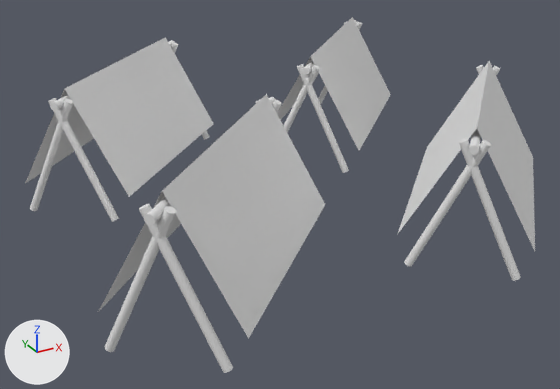
An edit to the glTF model client/models/buildings/boneTent.glb, drawn before and after from the same camera.
Both versions are drawn from a 50 mm lens placed at (-1.95, -3.42, 1.71), pointed at (-0.1, -0.06, 0.04). Lighting does not change. The marker at lower left points along +X, +Y and +Z. Where no turn or scale is listed for an object, it has been applied to the vertices.

Before the edit, the objects in view are built like this:
```python
mat_hide = principled_material('hide')
mat_hide.base_color = (0.8, 0.8, 0.8)  # white #e7e7e7
me_cylinder_013 = bpy.data.meshes.new('Cylinder.013')
me_cylinder_013.from_pydata(...)  # 64 vertices, 124 faces; spans x -0.12..0.12, y -0.12..0.12, z -0.314..0.314
me_cylinder_013.materials.append(mat_bone)  # white #e7e7e7
me_plane = bpy.data.meshes.new('Plane')
me_plane.from_pydata(...)  # 6 vertices, 4 faces; spans x -0.641..0.641, y -0.641..0.641, z -0.473..0.068
me_plane.materials.append(mat_hide)  # white #e7e7e7
me_plane_001 = bpy.data.meshes.new('Plane.001')
me_plane_001.from_pydata(...)  # 6 vertices, 4 faces; spans x -0.641..0.641, y -0.641..0.641, z -0.473..0.068
me_plane_001.materials.append(mat_hide)  # white #e7e7e7
me_plane_002 = bpy.data.meshes.new('Plane.002')
me_plane_002.from_pydata(...)  # 6 vertices, 4 faces; spans x -0.641..0.641, y -0.641..0.641, z -0.473..0.068
me_plane_002.materials.append(mat_hide)  # white #e7e7e7
me_plane_003 = bpy.data.meshes.new('Plane.003')
me_plane_003.from_pydata(...)  # 6 vertices, 4 faces; spans x -0.641..0.641, y -0.641..0.641, z -0.473..0.068
me_plane_003.materials.append(mat_hide)  # white #e7e7e7
ob_cylinder_011 = bpy.data.objects.new('Cylinder.011', me_cylinder_013)
ob_cylinder_011.location = (-1.063, 0.215, 0.314)
ob_plane = bpy.data.objects.new('Plane', me_plane)
ob_plane.location = (-0.705, -0.675, 0.597)
ob_plane_001 = bpy.data.objects.new('Plane.001', me_plane_001)
ob_plane_001.location = (0.685, -0.686, 0.597)
ob_plane_002 = bpy.data.objects.new('Plane.002', me_plane_002)
ob_plane_002.location = (-0.671, 0.739, 0.597)
ob_plane_003 = bpy.data.objects.new('Plane.003', me_plane_003)
ob_plane_003.location = (0.72, 0.728, 0.597)
# also in view: 'Cylinder.002' at (-1.23, -1.07, 0.31); 'Cylinder.001' at (-1.1, -1.2, 0.31); 'Cylinder.017' at (0.19, 0.34, 0.31); 'Cylinder.016' at (0.33, 0.2, 0.31); 'Cylinder.006' at (0.29, -1.21, 0.31)
```
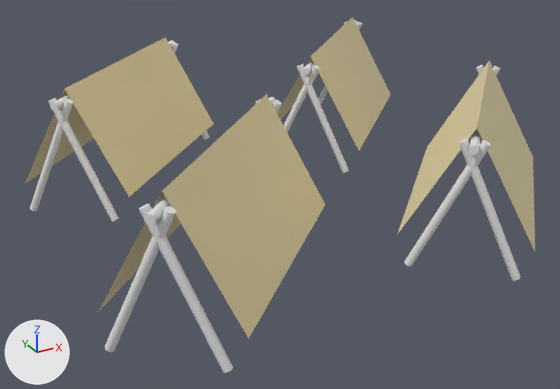
Patch to the scene script:
```diff
--- a/client/models/buildings/boneTent.glb.py
+++ b/client/models/buildings/boneTent.glb.py
@@ mat_hide @@
 mat_hide = principled_material('hide')
-mat_hide.base_color = (0.8, 0.8, 0.8)  # white #e7e7e7
+mat_hide.base_color = (0.801, 0.681, 0.387)  # beige #e7d7a7
```

Changed parts and their boxes [x1, y1, x2, y2] in the pictures (560 x 389 px):
'Plane', recoloured (white to beige)
    both: [98, 94, 325, 339]
'Plane.002', recoloured (white to beige)
    both: [25, 37, 213, 197]
'Plane.001', recoloured (white to beige)
    both: [397, 61, 535, 251]
'Plane.003', recoloured (white to beige)
    both: [277, 17, 391, 150]
